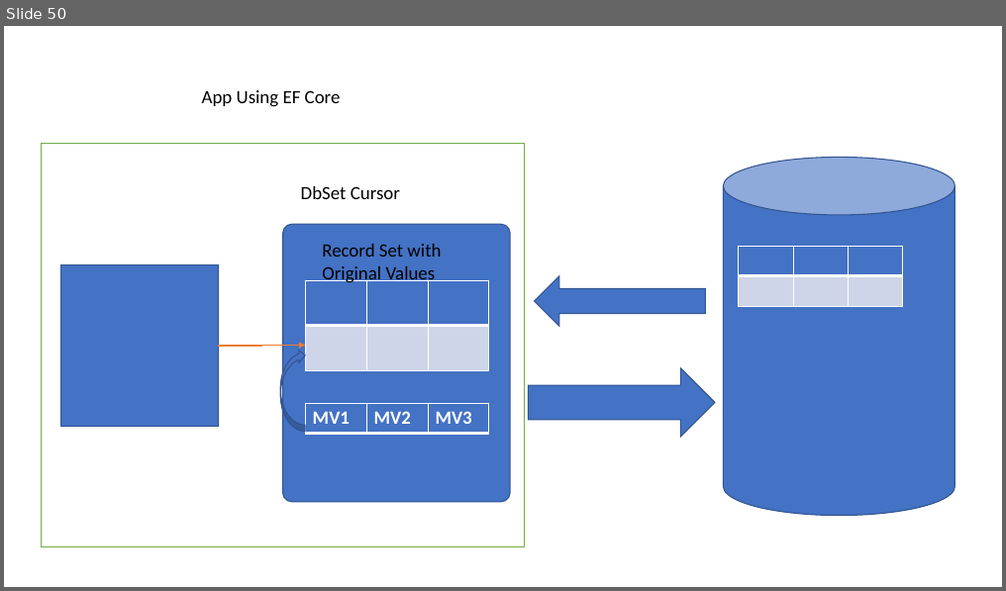
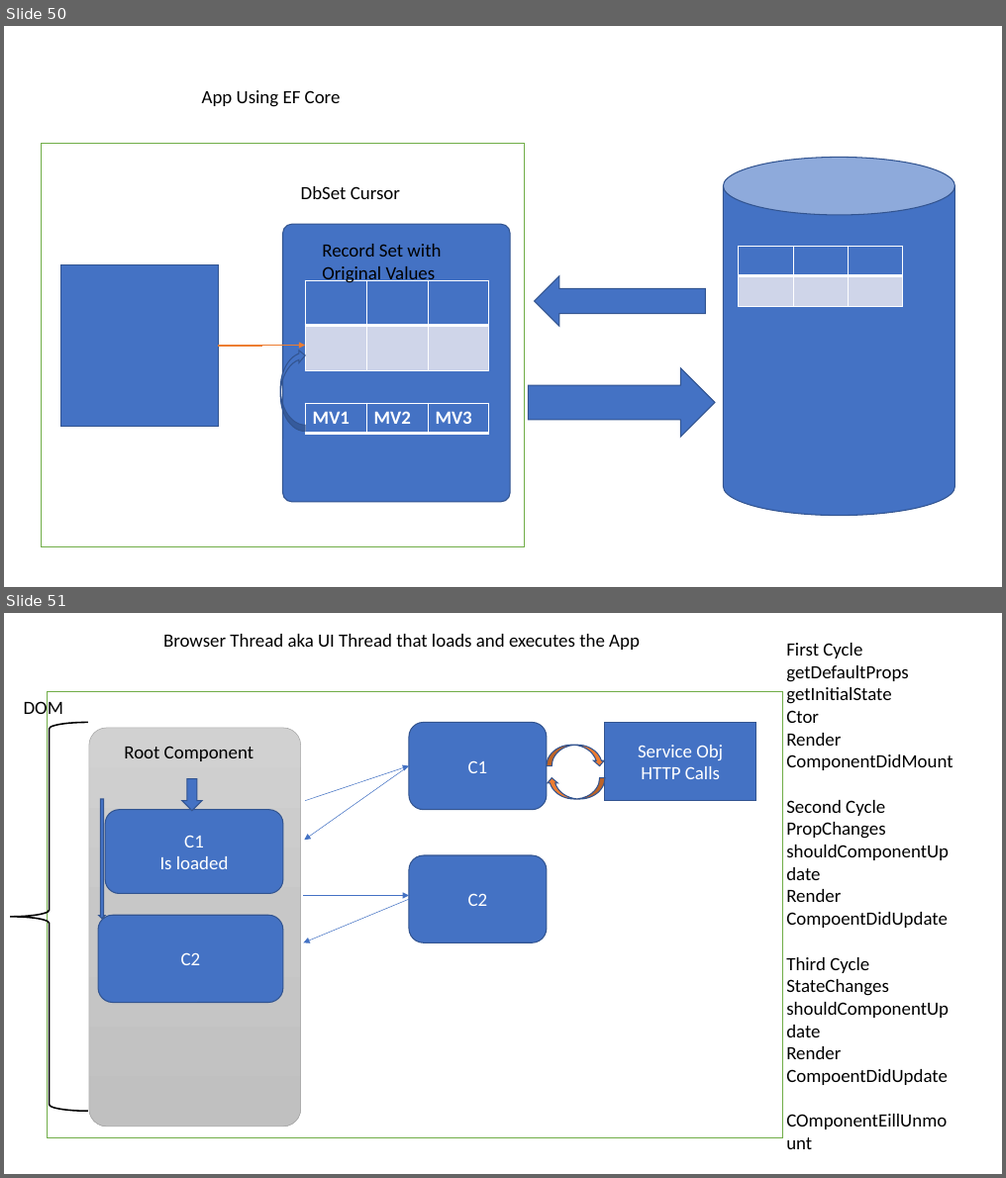
Before and after one commit to maheshsabnis/blazemarch2021, a slide deck: SpotPPTs.pptx. Shown one above the other, each under a label of ours: slide 50 before the commit, slides 50 and 51 after it. The pictures are 1006x591 and 1006x1178 pixels, drawn with LibreOffice and Linux fonts; fonts in the diff are those of the drawing. Boxes give left, top, right and bottom in pixels: in the first picture for what was removed or moved away, otherwise in the second. Text is boxed around its words. In the diff, an @@ line names an element or a change of style, - is before the commit and + after.

```diff
--- a/SpotPPTs.pptx
+++ b/SpotPPTs.pptx
@@ slide 51 added at <box>4,613,1002,1174</box>, background #FFFFFF @@
@@ text added at <box>163,634,640,650</box>, 18 pt, text #000000 @@
+Browser Thread aka UI Thread that loads and executes the App
@@ text added at <box>786,643,952,1085</box>, 18 pt, text #000000 @@
+First Cycle
+getDefaultProps
+getInitialState
+Ctor
+Render
+ComponentDidMount
+Second Cycle
+PropChanges
+shouldComponentUpdate
+Render
+CompoentDidUpdate
+Third Cycle
+StateChanges
+shouldComponentUpdate
+Render
+CompoentDidUpdate
+COmponentEillUnmount
@@ text added at <box>24,699,63,720</box>, 18 pt, text #000000 @@
+DOM
@@ rectangle added at <box>48,692,783,1139</box>, fill #FFFFFF, outline #70AD47 1 pt @@
@@ left brace added at <box>10,722,88,1112</box>, outline #000000 1.5 pt @@
@@ rounded rectangle added at <box>89,728,301,1127</box>, fill gradient #D2D2D2 to #C8C8C8 to #C0C0C0, outline #A5A5A5 0.5 pt @@
@@ rounded rectangle added at <box>409,722,547,810</box>, fill #4472C4, outline #325491 1 pt, 18 pt, text #FFFFFF @@
+C1
@@ rectangle added at <box>605,722,756,801</box>, fill #4472C4, outline #325491 1 pt, 18 pt, text #FFFFFF @@
+Service Obj
+HTTP Calls
@@ text added at <box>124,746,253,761</box>, 18 pt, text #000000 @@
+Root Component
@@ curved down arrow added at <box>547,745,605,765</box>, fill #ED7D31, outline #325491 1 pt @@
@@ down arrow added at <box>182,779,202,811</box>, fill #4472C4, outline #325491 1 pt @@
@@ arrow added from (409, 765) to (304, 840), #4472C4 0.5 pt @@
@@ arrow added from (305, 801) to (409, 765), #4472C4 0.5 pt @@
@@ curved down arrow added at <box>547,777,605,799</box>, fill #ED7D31, outline #325491 1 pt @@
@@ down arrow added at <box>99,799,106,919</box>, fill #4472C4, outline #325491 1 pt @@
@@ rounded rectangle added at <box>105,810,283,894</box>, fill #4472C4, outline #325491 1 pt, 18 pt, text #FFFFFF @@
+C1
+Is loaded
@@ rounded rectangle added at <box>409,856,547,943</box>, fill #4472C4, outline #325491 1 pt, 18 pt, text #FFFFFF @@
+C2
@@ arrow added from (303, 896) to (409, 896), #4472C4 0.5 pt @@
@@ arrow added from (409, 900) to (303, 943), #4472C4 0.5 pt @@
@@ rounded rectangle added at <box>98,916,283,1003</box>, fill #4472C4, outline #325491 1 pt, 18 pt, text #FFFFFF @@
+C2
```
Also in this commit, not shown: 45 other files.
